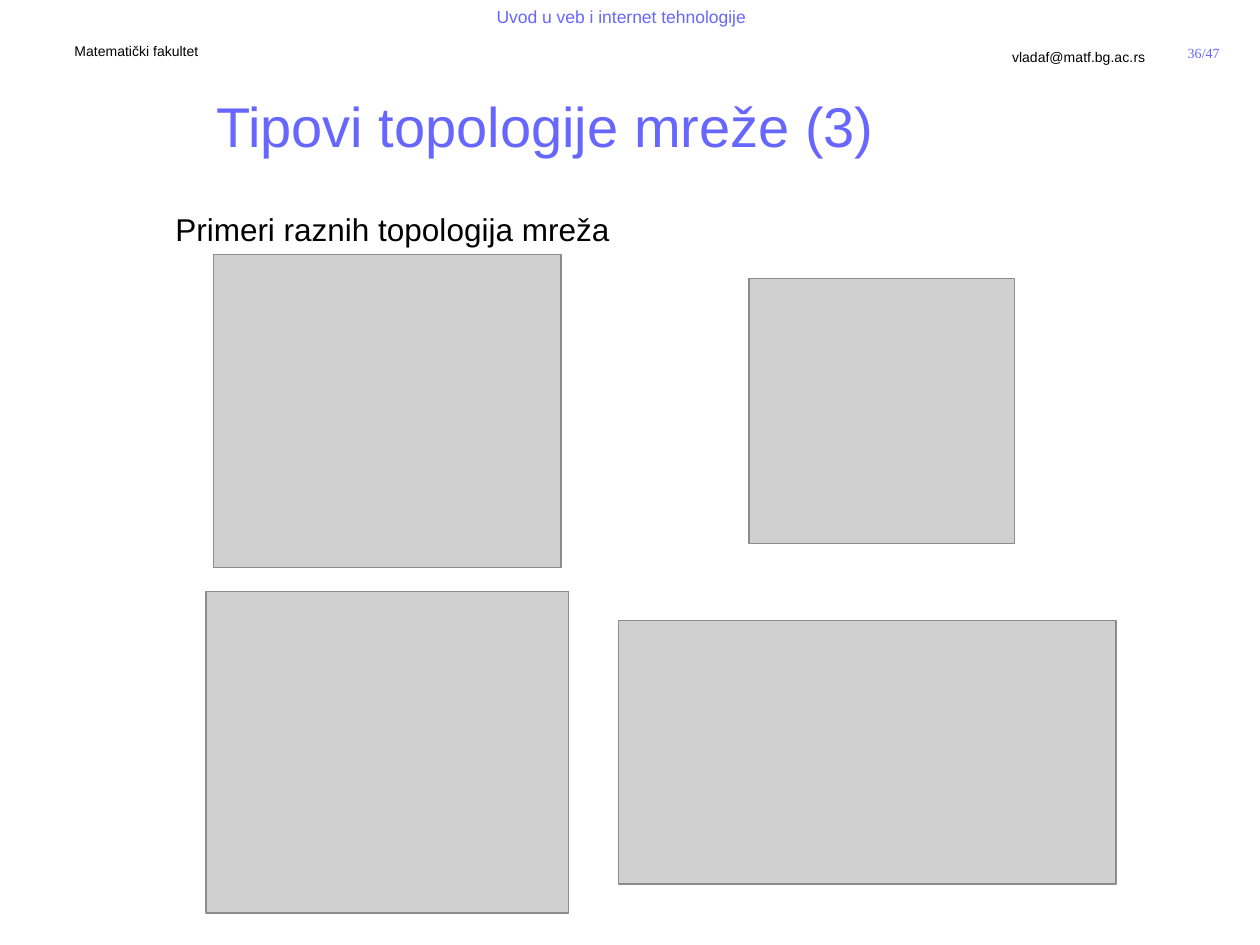
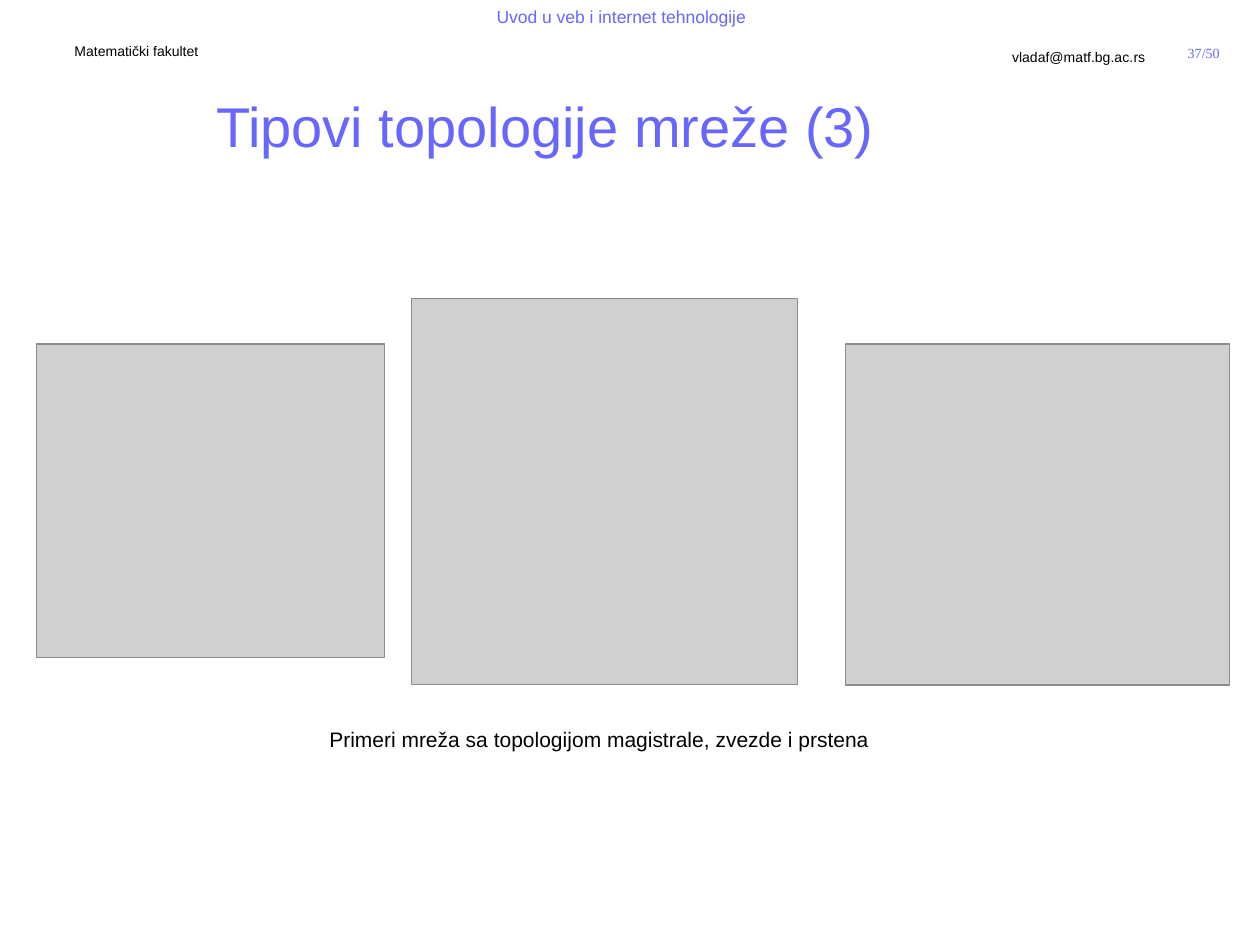
Before and after one commit to MatfUVIT/info, a slide deck: slide 37 of predavanja/prezentacije/UVIT01-01-Uvod u racunarske mreze.pptx (slide 36 before the commit). Drawn at 1260x945 pixels with LibreOffice and Linux fonts; fonts in the diff are those of the drawing; grey boxes stand for pictures; background and template pictures are left out. Boxes give left, top, right and bottom in pixels: in the first picture for what was removed or moved away, otherwise in the second. Text is boxed around its words. In the diff, an @@ line names an element or a change of style, - is before the commit and + after.

```diff
--- a/predavanja/prezentacije/UVIT01-01-Uvod u racunarske mreze.pptx
+++ b/predavanja/prezentacije/UVIT01-01-Uvod u racunarske mreze.pptx
@@ page number at (1188, 49, 1220, 58): text changed @@
-36/47
+37/50
@@ text removed at (175, 218, 609, 247) @@
-    Primeri raznih topologija mreža
@@ picture: place and size @@
-picture at (748, 278, 1013, 543)
+picture at (412, 299, 798, 684)
@@ picture: place and size @@
-picture at (213, 255, 561, 568)
+picture at (37, 344, 384, 658)
@@ picture: place and size @@
-picture at (207, 591, 570, 912)
+picture at (845, 344, 1230, 685)
@@ picture removed at (619, 620, 1116, 883) @@
@@ text added at (329, 731, 868, 752), 12 pt, text #000000 @@
+    Primeri mreža sa topologijom magistrale, zvezde i prstena
```
Also in this commit, not shown: 26 other slides changed, 7 slides added, 1 slide removed, 4 other files.
